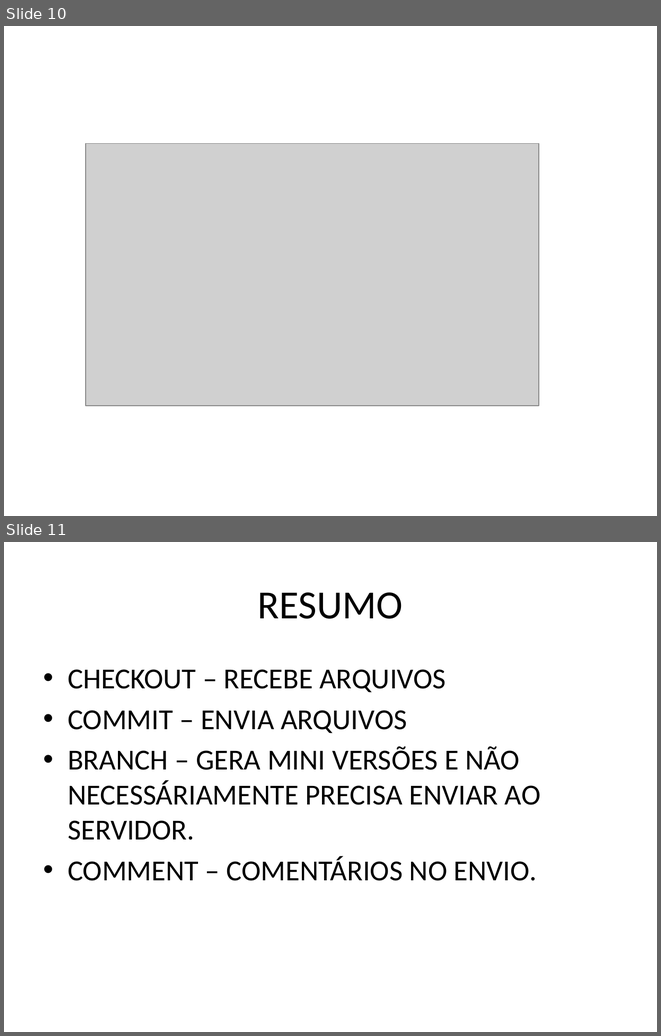
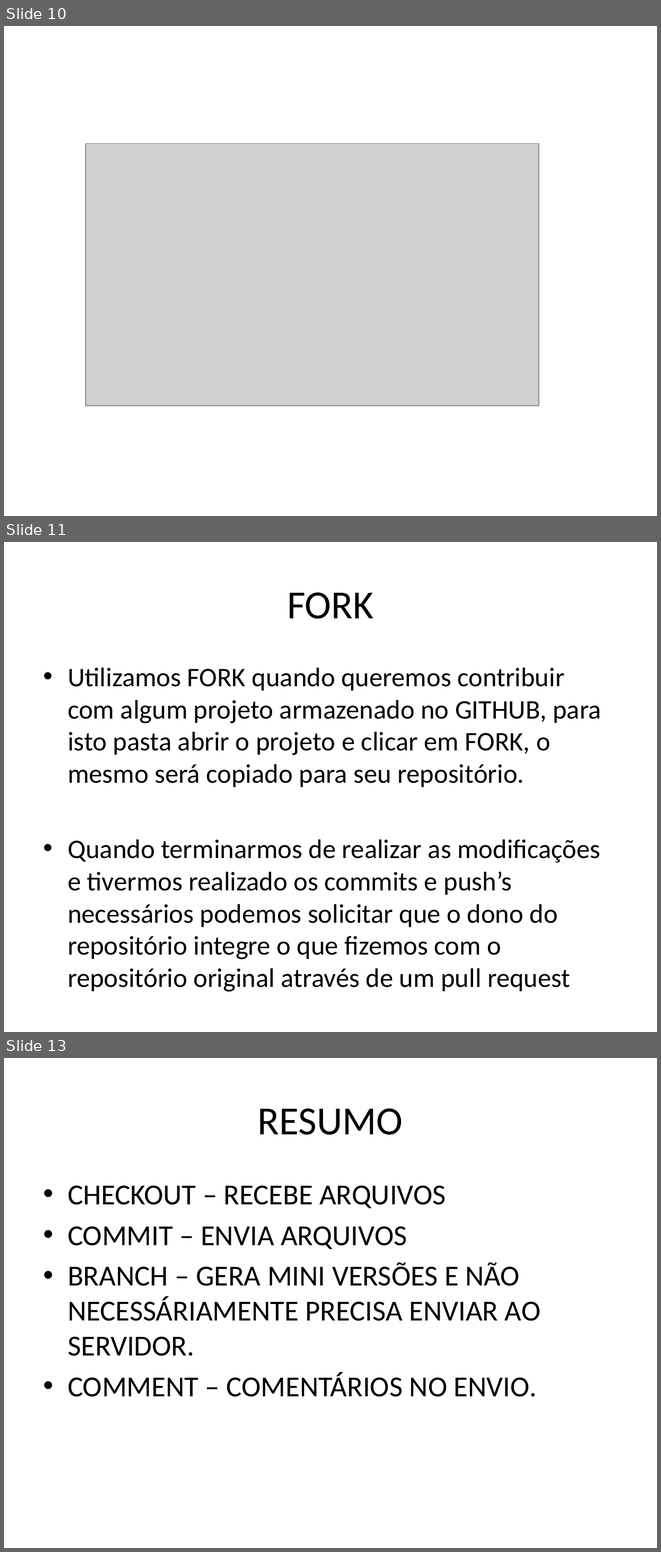
Before and after one commit to feliperoecker/tei, a slide deck: GIT.pptx. Shown one above the other, each under a label of ours: slides 10 and 11 before the commit, slides 10, 11 and 13 after it; the slides between them are not shown. The pictures are 661x1036 and 661x1552 pixels, drawn with LibreOffice and Linux fonts; fonts in the diff are those of the drawing; grey boxes stand for pictures. Boxes give left, top, right and bottom in pixels: in the first picture for what was removed or moved away, otherwise in the second. Text is boxed around its words. In the diff, an @@ line names an element or a change of style, - is before the commit and + after.

```diff
--- a/GIT.pptx
+++ b/GIT.pptx
@@ slide 11 added at (x1=4, y1=542, x2=657, y2=1032), background #FFFFFF @@
@@ title added at (x1=287, y1=592, x2=374, y2=619), 44 pt, text #000000 @@
+FORK
@@ text added at (x1=68, y1=668, x2=601, y2=991), 29.6 pt, text #000000 @@
+• Utilizamos FORK quando queremos contribuir com algum projeto armazenado no GITHUB, para isto pasta abrir o projeto e clicar em FORK, o mesmo será copiado para seu repositório.
+• Quando terminarmos de realizar as modificações e tivermos realizado os commits e push’s necessários podemos solicitar que o dono do repositório integre o que fizemos com o repositório original através de um pull request
@@ what was slide 11 is now slide 13 @@
```
Also in this commit, not shown: 2 slides changed, 1 other slide added, 1 other file.
